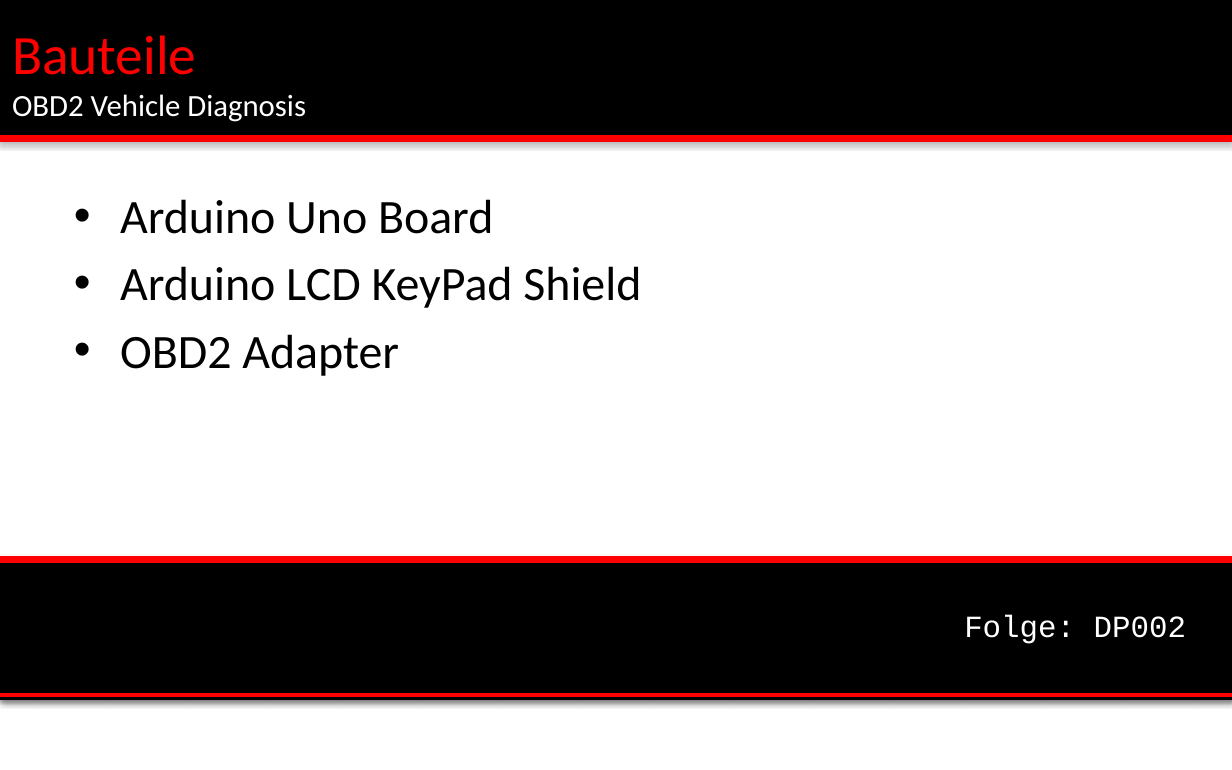
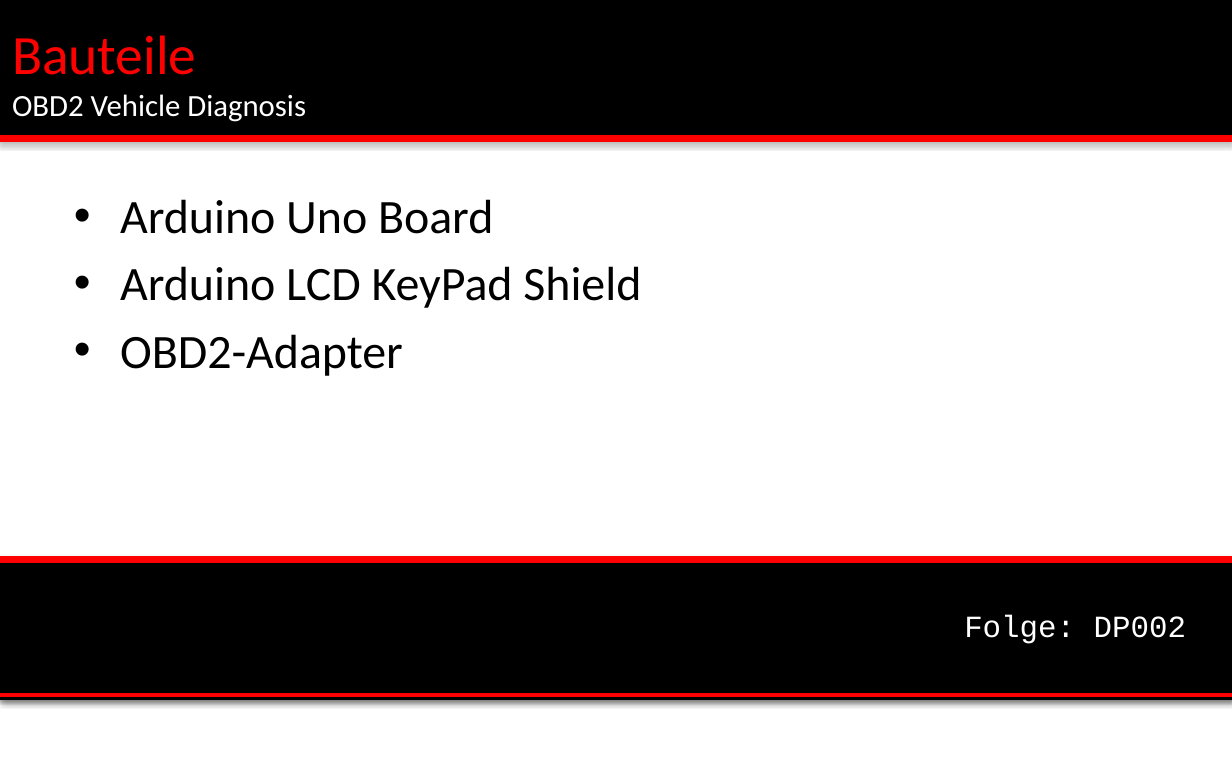
Before and after one commit to msedd/DP002-OBD2_Vehicle_Diagnosis, a slide deck: slide 10 of DP002-Technische_Konzept.ppt (slide 4 before the commit). Drawn at 1232x770 pixels with LibreOffice and Linux fonts; fonts in the diff are those of the drawing; background and template pictures are left out. Boxes give left, top, right and bottom in pixels: in the first picture for what was removed or moved away, otherwise in the second. Text is boxed around its words. In the diff, an @@ line names an element or a change of style, - is before the commit and + after.

```diff
--- a/DP002-Technische_Konzept.ppt
+++ b/DP002-Technische_Konzept.ppt
@@ text at (120,334,403,376): text changed @@
-• OBD2 Adapter
+• OBD2-Adapter
```
Also in this commit, not shown: 3 other slides changed, 6 slides added, 1 other file.
